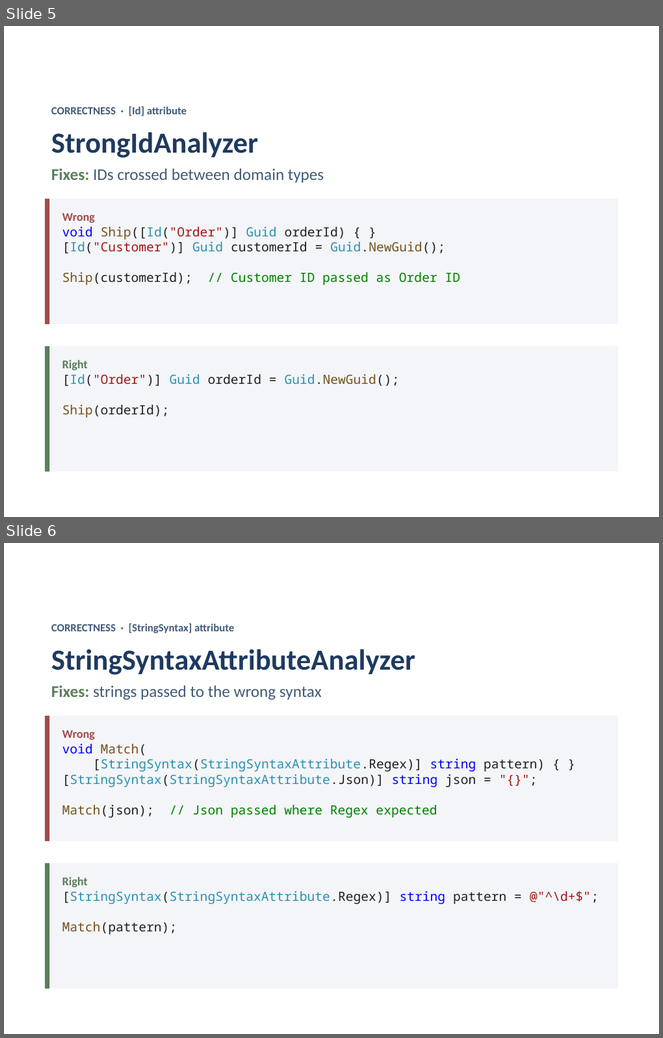
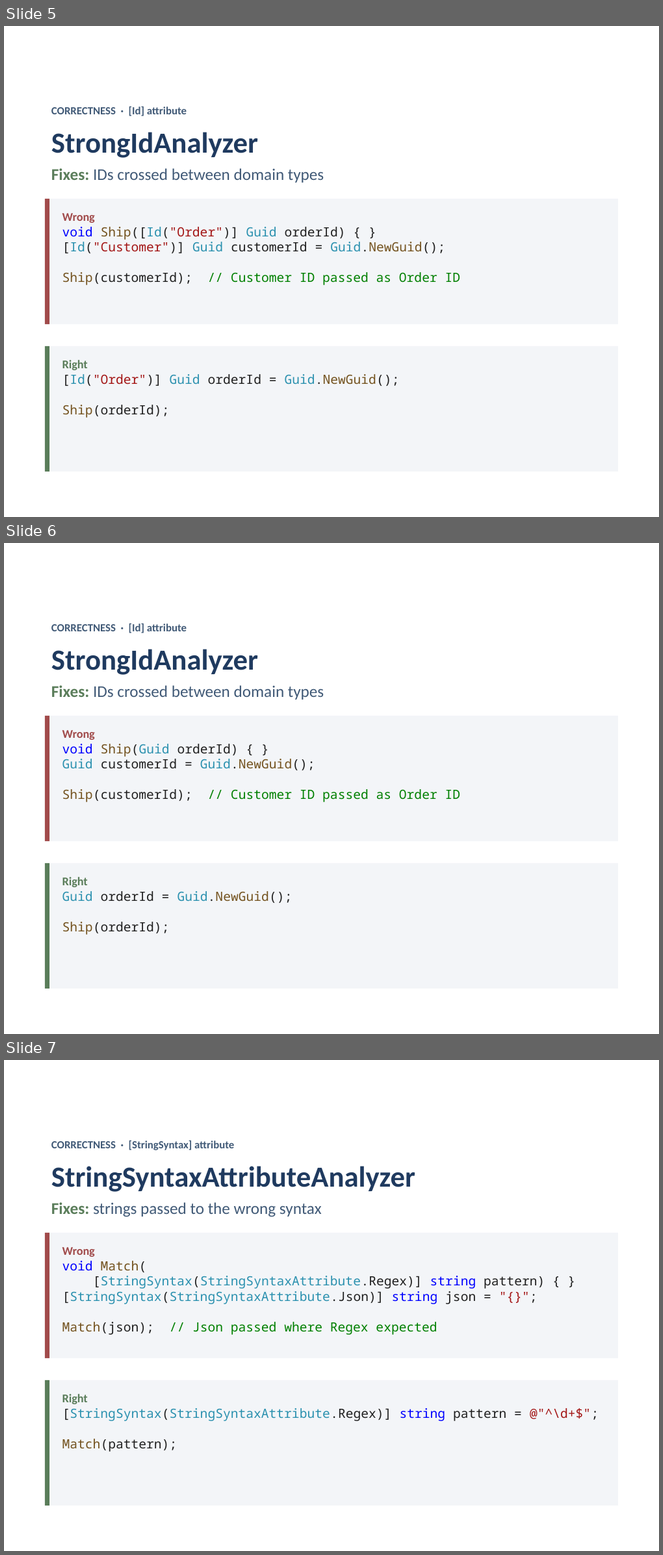
Before and after one commit to isidore/Talks, a slide deck: Slides/Analyzers.Net.pptx. Shown one above the other, each under a label of ours: slides 5 and 6 before the commit, slides 5, 6 and 7 after it. The pictures are 663x1038 and 663x1555 pixels, drawn with LibreOffice and Linux fonts; fonts in the diff are those of the drawing. Boxes give left, top, right and bottom in pixels: in the first picture for what was removed or moved away, otherwise in the second. Text is boxed around its words. In the diff, an @@ line names an element or a change of style, - is before the commit and + after.

```diff
--- a/Slides/Analyzers.Net.pptx
+++ b/Slides/Analyzers.Net.pptx
@@ slide 6 added at (4,543,659,1034), background #FFFFFF @@
@@ text added at (51,623,187,633), 12 pt, text #415A77, bold @@
+CORRECTNESS · [Id] attribute
@@ text added at (51,649,258,675), 32 pt, text #1F3A5F, bold @@
+StrongIdAnalyzer
@@ text added at (51,685,324,700), 18 pt, text #415A77 @@
+Fixes: IDs crossed between domain types
@@ rectangle added at (44,716,50,842), fill #A14B4B @@
@@ rectangle added at (50,716,618,842), fill #F3F5F8, 14 pt, text #1F1F1F @@
+Wrong
+void Ship(Guid orderId) { }
+Guid customerId = Guid.NewGuid();
+Ship(customerId); // Customer ID passed as Order ID
@@ rectangle added at (44,863,50,989), fill #5A7D5A @@
@@ rectangle added at (50,863,618,989), fill #F3F5F8, 14 pt, text #1F1F1F @@
+Right
+Guid orderId = Guid.NewGuid();
+Ship(orderId);
@@ what was slide 6 is now slide 7 @@
```
